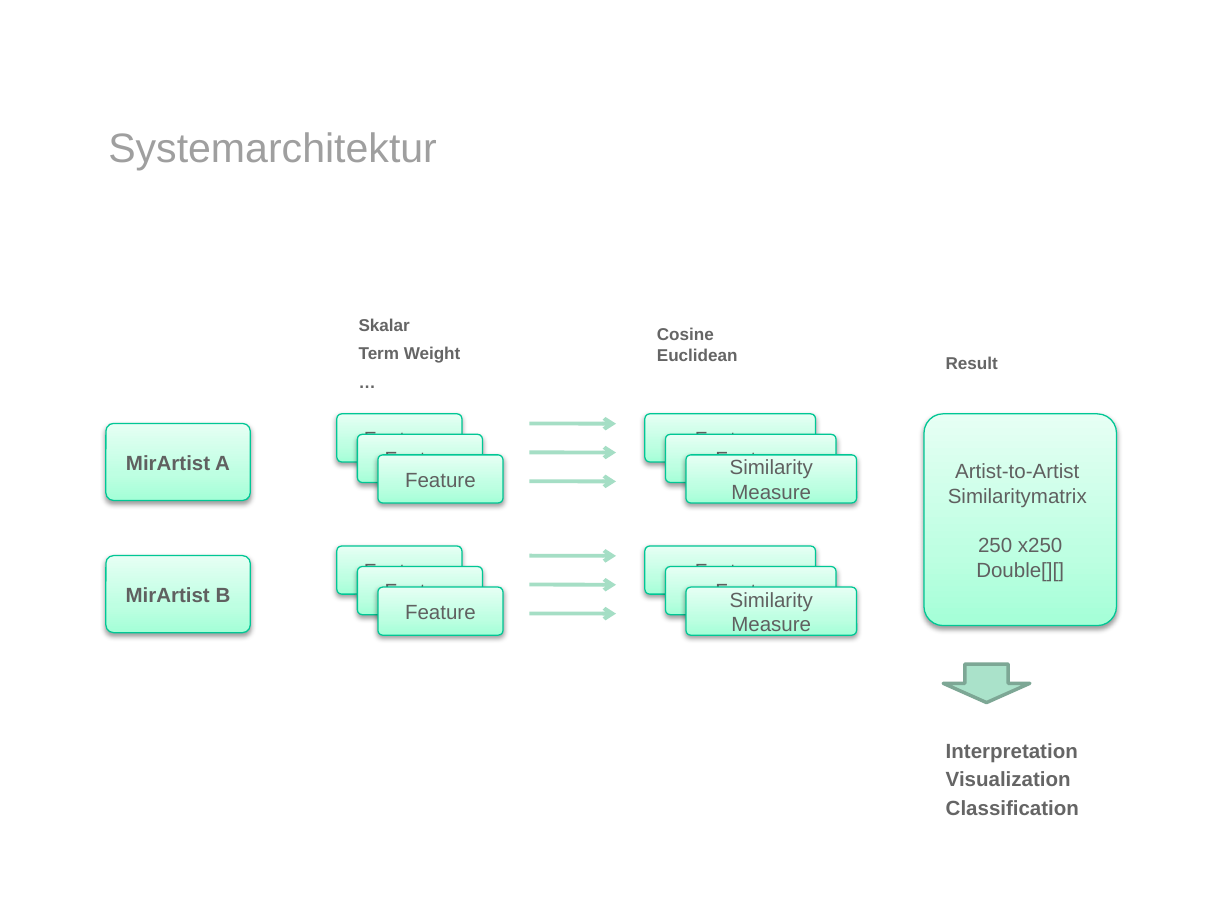
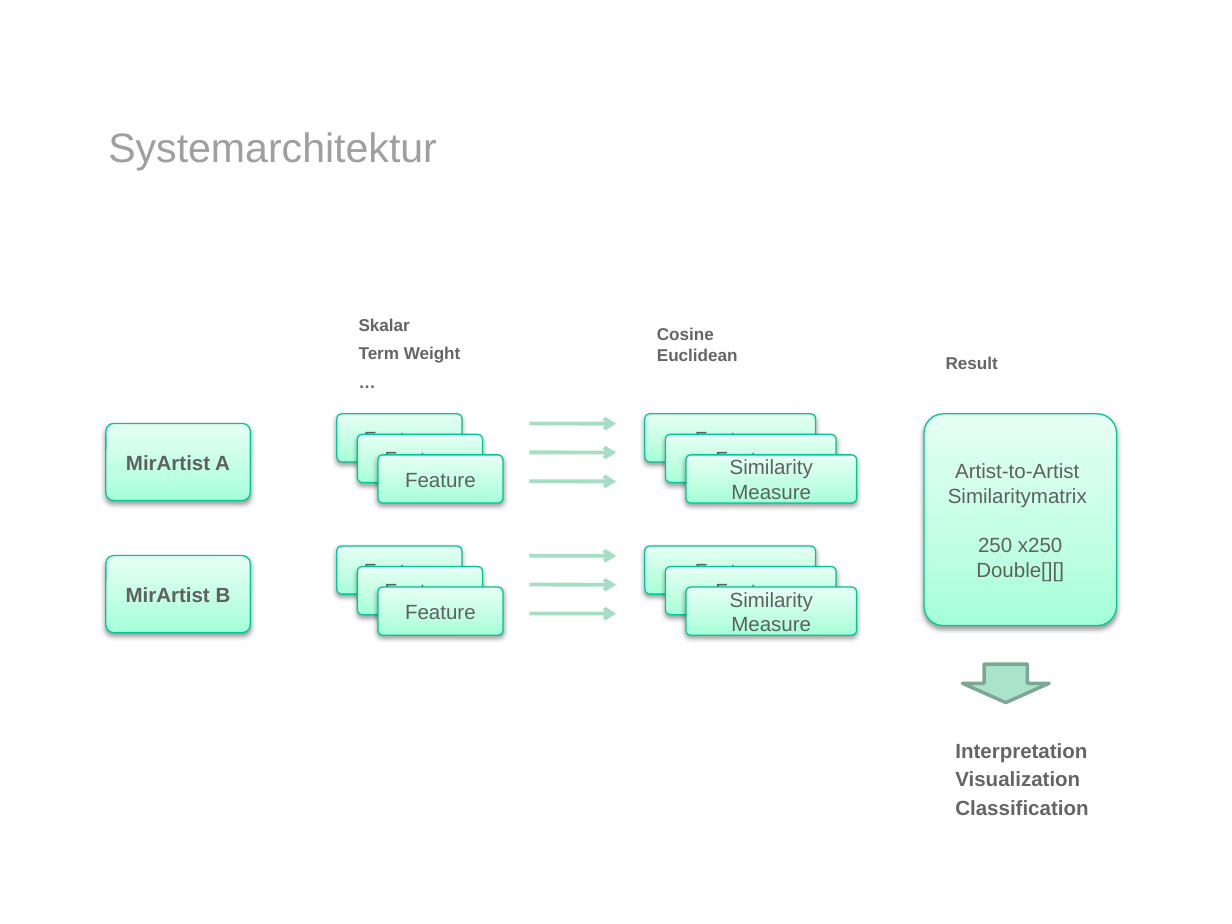
Before and after one commit to ohuguy/mirlastfm, a slide deck: slide 4 of presentation/presentation.pptx. Drawn at 1232x924 pixels with LibreOffice and Linux fonts; fonts in the diff are those of the drawing; background and template pictures are left out. Boxes give left, top, right and bottom in pixels: in the first picture for what was removed or moved away, otherwise in the second. Text is boxed around its words. In the diff, an @@ line names an element or a change of style, - is before the commit and + after.

```diff
--- a/presentation/presentation.pptx
+++ b/presentation/presentation.pptx
@@ down arrow: place and size @@
-down arrow at bbox=[944, 664, 1030, 702]
+down arrow at bbox=[962, 664, 1048, 702]
@@ text "Interpretation": place and size @@
-text "Interpretation" at bbox=[946, 743, 1079, 815]
+text "Interpretation" at bbox=[955, 743, 1088, 815]
```
Also in this commit, not shown: 4 other slides changed, 1 slide added, 9 other files.
